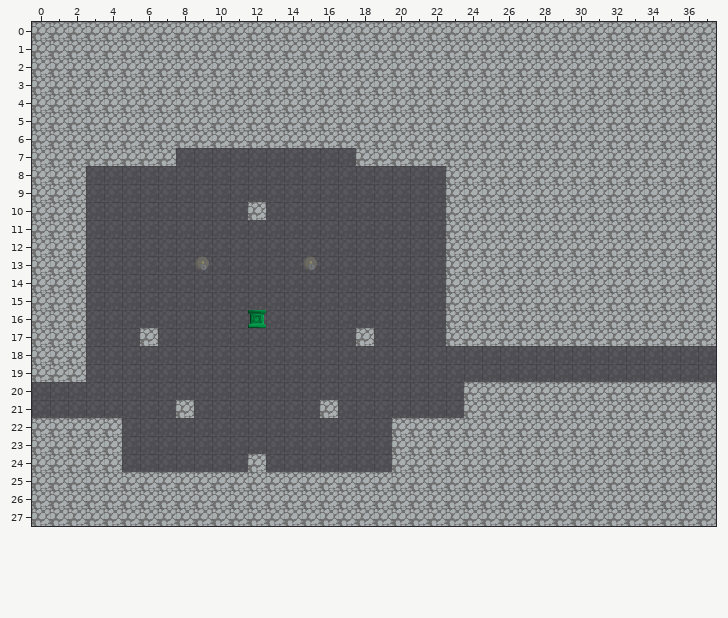
One commit to this Tiled map: TiledMaps/room6-0.tmx. The picture above is the old version.
Cells are 32x32 px. Shown: x 0..37, y 0..27.
Now the later version:
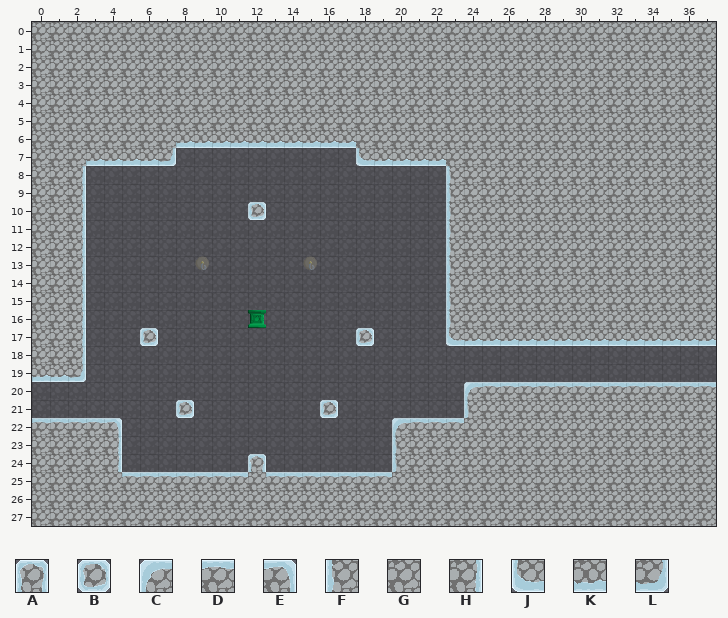
Key: from "tilemap": A 0, B 2, C 3, D 4, E 5, F 9, G 10, H 11, J 15, K 16, L 17.
_ is an empty cell.
Difference:
Layer "foreground":
The author changed tile G to tile A in row 24 at x 12.
The author changed tile G to tile B in row 10 at x 12; in row 17 at x 6 and 18; in row 21 at x 8 and 16.
The author changed tile G to tile C in row 20 at x 24; in row 22 at x 20.
The author changed tile G to tile D in row 20 at x 25 to 37; in row 22 at x 0 to 3 and 21 to 23; in row 25 at x 5 to 11 and 13 to 19.
The author changed tile G to tile E in row 22 at x 4.
The author changed tile G to tile F in rows 8 to 16 at x 23; in row 21 at x 24; in rows 23 to 24 at x 20.
The author changed tile G to tile H in rows 8 to 18 at x 2; in rows 23 to 24 at x 4.
The author changed tile G to tile J in row 7 at x 18; in row 17 at x 23.
The author changed tile G to tile K in row 6 at x 8 to 17; in row 7 at x 3 to 6 and 19 to 22; in row 17 at x 24 to 37; in row 19 at x 0 to 1.
The author changed tile G to tile L in row 7 at x 7; in row 19 at x 2.
Boxes around the changes in both pictures, in picture pixels (x1, y1, x2, y2):
changed: (32, 135, 716, 382)
changed: (32, 382, 716, 477)
